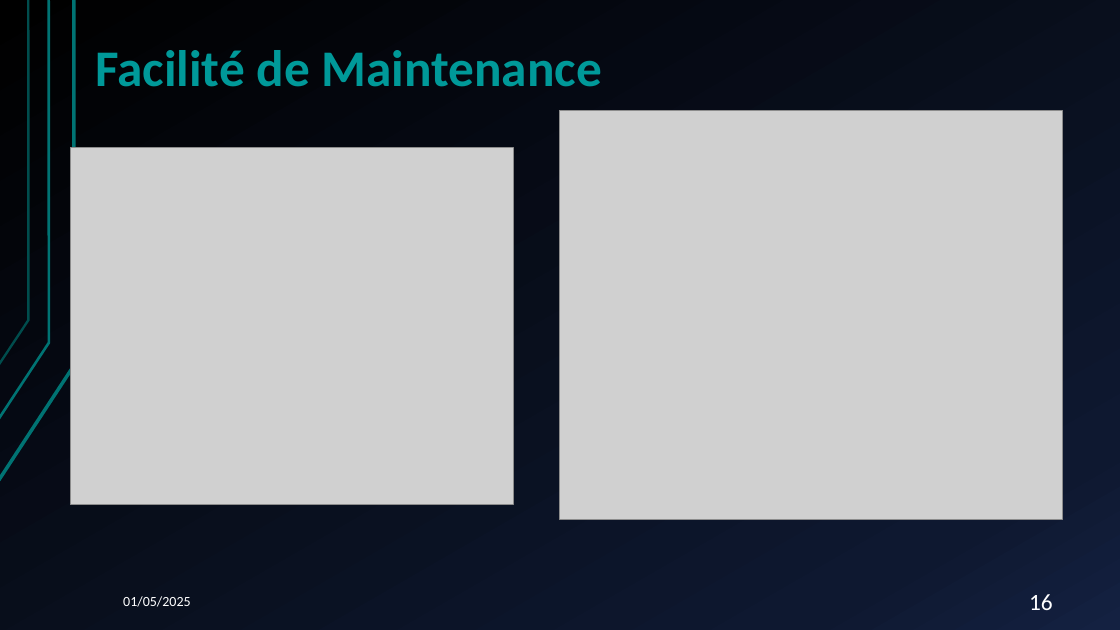
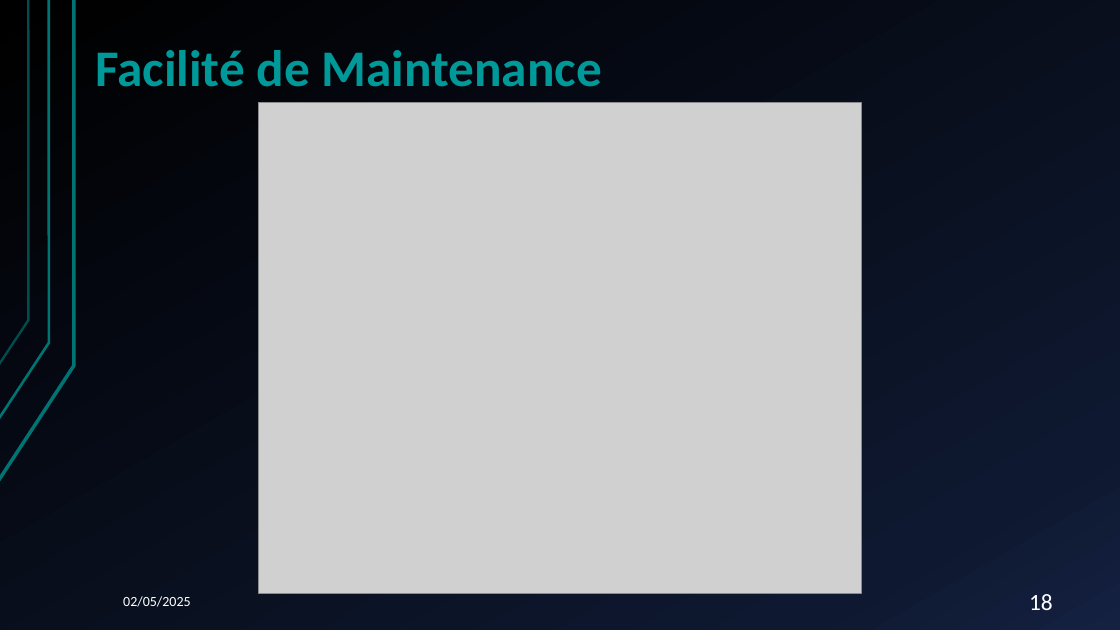
Before and after one commit to A-s-a-d/Table-de-Mixage, a slide deck: slide 18 of SousSysteme_Entrees/Documentation/PRESENTATION/Presentation_3_SAE_S6.pptx (slide 16 before the commit). Drawn at 1120x630 pixels with LibreOffice and Linux fonts; fonts in the diff are those of the drawing; grey boxes stand for pictures. Boxes give left, top, right and bottom in pixels: in the first picture for what was removed or moved away, otherwise in the second. Text is boxed around its words. In the diff, an @@ line names an element or a change of style, - is before the commit and + after.

Commit message:
Rapport de Maintenance corrective

```diff
--- a/SousSysteme_Entrees/Documentation/PRESENTATION/Presentation_3_SAE_S6.pptx
+++ b/SousSysteme_Entrees/Documentation/PRESENTATION/Presentation_3_SAE_S6.pptx
@@ picture: place and size @@
-picture at bbox=[560, 110, 1062, 519]
+picture at bbox=[259, 103, 861, 593]
@@ picture removed at bbox=[71, 147, 513, 505] @@
@@ text at bbox=[123, 596, 190, 607]: text changed @@
-01/05/2025
+02/05/2025
@@ page number at bbox=[1029, 594, 1053, 610]: text changed @@
-16
+18
```
Also in this commit, not shown: 18 other slides changed, 3 slides added, 2 other files.
